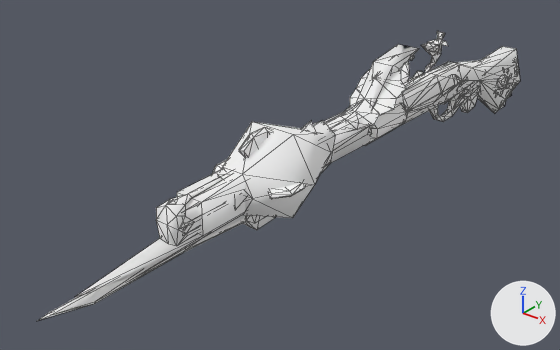
The glTF model docs/models/weapons/w06/108.glb: old version first, new version second.
Camera for both pictures: a 50 mm lens placed at (1.466, -2.667, 0.902), pointed at (-0.181, -0.608, -0.375). The axes (+X, +Y, +Z) are drawn at lower right. The lights are the same throughout. The first picture is the older version. Mesh edges are drawn as thin lines. Vertices at exactly the same position are counted once.

Objects in the first picture: 'Group[0]', 'Group[100]', 'Group[1]', 'Group[2]'.
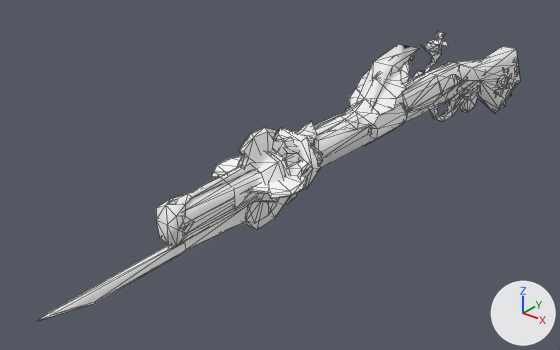
Pixel boxes [x1, y1, x2, y2] of what changed, in the pictures (560 x 350 px):
'Group[1]', reshaped
    before: [38, 120, 336, 321]
    after: [38, 121, 323, 321]
'Group[2]', reshaped
    before: [212, 122, 331, 218]
    after: [211, 127, 322, 210]
part 1 of me_group_1, deleted
    before: [76, 120, 336, 297]
part 2 of me_group_2, deleted
    before: [221, 122, 331, 218]

What changed in the scene script:
```text
Change me_group_1:
    used by ob_group_1; location = (0.0, 0.0, 0.0)
    remove me_group_1.from_pydata(...)  # 197 vertices, 294 faces; spans x -0.064..0.064, y -1.807..-0.596, z -0.38..-0.09
    add me_group_1.from_pydata(...)  # 185 vertices, 274 faces; spans x -0.064..0.064, y -1.807..-0.652, z -0.38..-0.09
    me_group_1 part 1: the loose piece of 12 vertices spanning x -0.064..0.064, y -1.69..-0.596, z -0.345..-0.112 is deleted
Change me_group_2:
    used by ob_group_2; location = (0.0, 0.0, 0.0)
    remove me_group_2.from_pydata(...)  # 266 vertices, 444 faces; spans x -0.173..0.173, y -1.162..-0.639, z -0.361..-0.036
    add me_group_2.from_pydata(...)  # 248 vertices, 412 faces; spans x -0.163..0.163, y -1.162..-0.715, z -0.361..-0.036
    me_group_2 part 2: the loose piece of 18 vertices spanning x -0.173..0.173, y -1.072..-0.639, z -0.351..-0.051 is deleted
```
